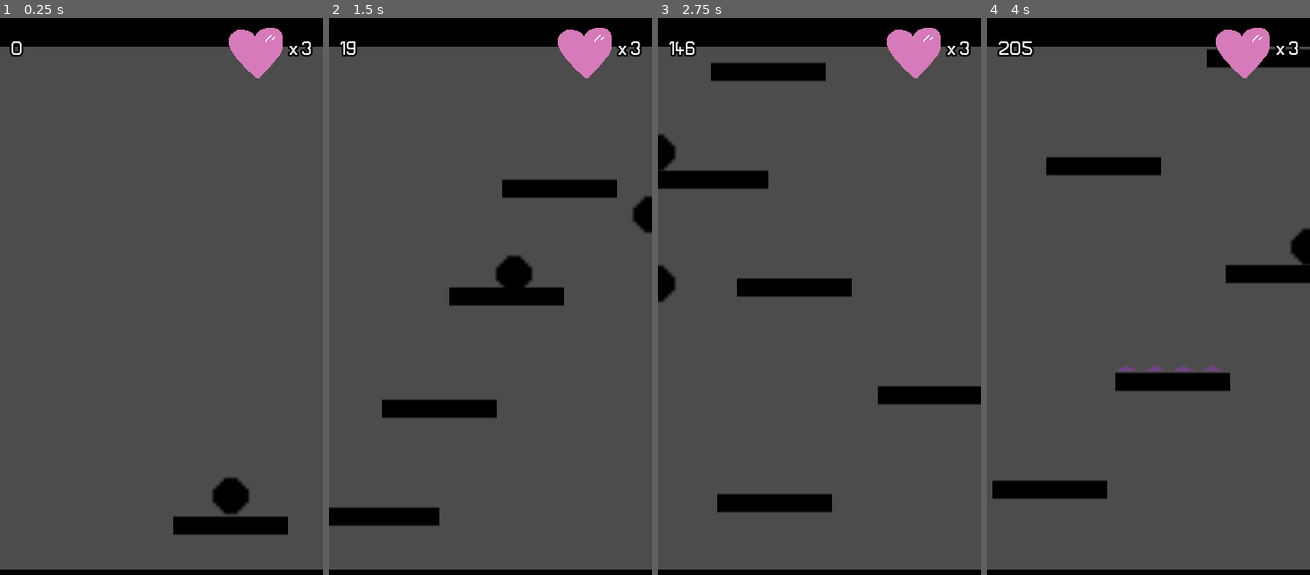
Above: before the commit, frames 1-4 (left to right).
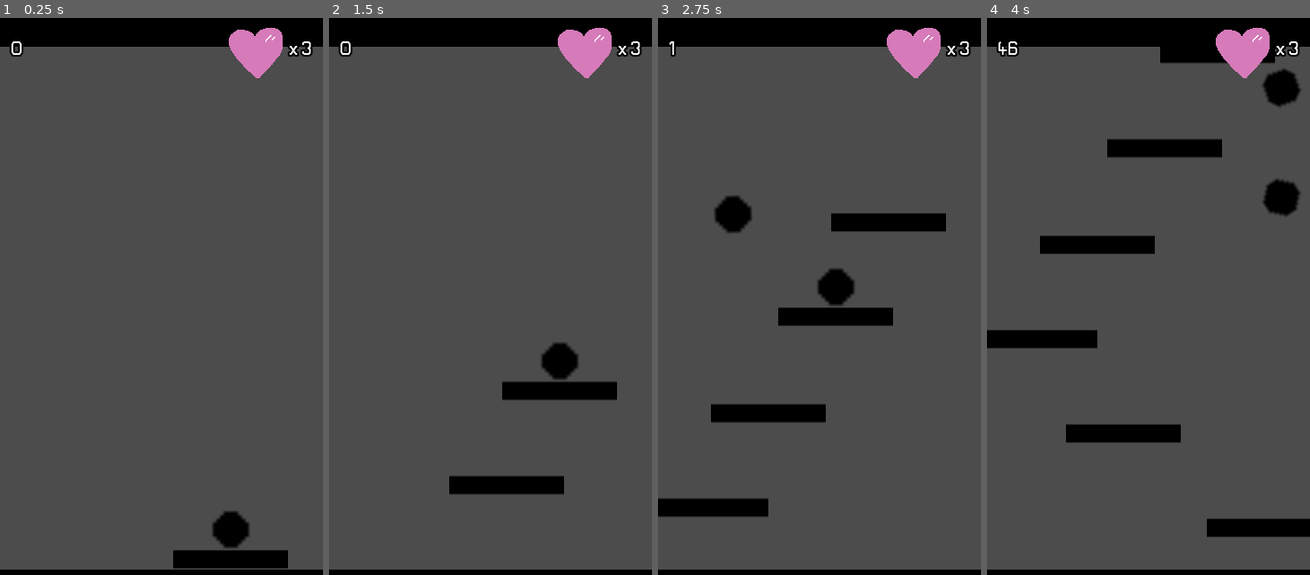
Above: after the commit, the same moments.

Repository: fralcalde/RapidRoll
Game: Godot game, scene res://Scenes/Main.tscn
Two runs of this game, one before a commit and one after it. Both use one fixed random seed, a clock stepped at 60 frames per second and the inputs below.
Inputs:
- Up to frame 1 (0.25 s): no input
- Up to frame 2 (1.5 s): hold Right (ui_right) from 0.53 s (still down)
- Up to frame 3 (2.75 s): release Right (ui_right) at 2.03 s; hold Left (ui_left) from 2.03 s (still down)
- Up to frame 4 (4 s): release Left (ui_left) at 2.78 s; hold Right (ui_right) from 2.78 s (still down)

The runs differ from the first frame. In frame 1, 2.8% of the frame differs, in the area x 53-90%, y 82-99%; in frame 2, 8.4%; in frame 3, 11%; in frame 4, 13%, in the area x 0-100%, y 4-94%.

Commit message:
Agregado RPlayer a la escena Game. Agregadas paredes a los costados de la escena Game

Diff:
--- a/Scenes/Game.tscn
+++ b/Scenes/Game.tscn
@@ -1,10 +1,13 @@
-[gd_scene load_steps=6 format=2]
+[gd_scene load_steps=7 format=2]
 
 [ext_resource path="res://Scripts/Game.gd" type="Script" id=1]
 [ext_resource path="res://Scenes/Piso.tscn" type="PackedScene" id=2]
 [ext_resource path="res://Scenes/Techo.tscn" type="PackedScene" id=3]
 [ext_resource path="res://Scenes/PlatformsSpawner.tscn" type="PackedScene" id=4]
 [ext_resource path="res://Scenes/HUD/Hud.tscn" type="PackedScene" id=5]
+
+[sub_resource type="RectangleShape2D" id=1]
+extents = Vector2( 9.5, 325 )
 
 [node name="Game" type="Node2D"]
 script = ExtResource( 1 )
@@ -25,4 +28,24 @@
 
 [node name="HUD" parent="HUDLayer" instance=ExtResource( 5 )]
 
+[node name="Wall" type="StaticBody2D" parent="."]
+position = Vector2( 0, 10 )
+__meta__ = {
+"_edit_group_": true
+}
+
+[node name="CollisionShape2D" type="CollisionShape2D" parent="Wall"]
+position = Vector2( -0.5, 315 )
+shape = SubResource( 1 )
+
+[node name="Wall2" type="StaticBody2D" parent="."]
+position = Vector2( 360, 10 )
+__meta__ = {
+"_edit_group_": true
+}
+
+[node name="CollisionShape2D" type="CollisionShape2D" parent="Wall2"]
+position = Vector2( -0.5, 315 )
+shape = SubResource( 1 )
+
 [connection signal="timeout" from="Timer_Spawn" to="." method="_on_Timer_Spawn_timeout"]
--- a/Scenes/PlatformsSpawner.tscn
+++ b/Scenes/PlatformsSpawner.tscn
@@ -6,7 +6,7 @@
 script = ExtResource( 1 )
 
 [node name="Timer" type="Timer" parent="."]
-wait_time = 0.4
+wait_time = 0.7
 autostart = true
 
 [connection signal="timeout" from="Timer" to="." method="_on_Timer_timeout"]
--- a/Scenes/RPlayer.tscn
+++ b/Scenes/RPlayer.tscn
@@ -1,10 +1,14 @@
-[gd_scene load_steps=4 format=2]
+[gd_scene load_steps=6 format=2]
 
 [ext_resource path="res://Imagenes/Player.png" type="Texture" id=1]
 [ext_resource path="res://Scripts/RPlayer.gd" type="Script" id=2]
+[ext_resource path="res://Scripts/HurtBox.gd" type="Script" id=3]
 
 [sub_resource type="CircleShape2D" id=1]
 radius = 21.0
+
+[sub_resource type="CircleShape2D" id=2]
+radius = 19.0
 
 [node name="RPlayer" type="RigidBody2D"]
 gravity_scale = 3.0
@@ -19,3 +23,9 @@
 
 [node name="CollisionShape2D" type="CollisionShape2D" parent="."]
 shape = SubResource( 1 )
+
+[node name="HurtBox" type="Area2D" parent="."]
+script = ExtResource( 3 )
+
+[node name="CollisionShape2D" type="CollisionShape2D" parent="HurtBox"]
+shape = SubResource( 2 )
--- a/Scripts/Game.gd
+++ b/Scripts/Game.gd
@@ -2,7 +2,7 @@
 
 export var vidas = 3
 
-var player_scene = preload("res://Scenes/Player.tscn") #se carga en memoria
+var player_scene = preload("res://Scenes/RPlayer.tscn") #se carga en memoria
 
 onready var spawn_position = $Spawn_Position
 onready var score = 0
--- a/Scripts/Platforms/Platform.gd
+++ b/Scripts/Platforms/Platform.gd
@@ -2,7 +2,7 @@
 extends KinematicBody2D
 
 
-export var speed = 300
+export var speed = 150
 
 
 func _physics_process(delta):
